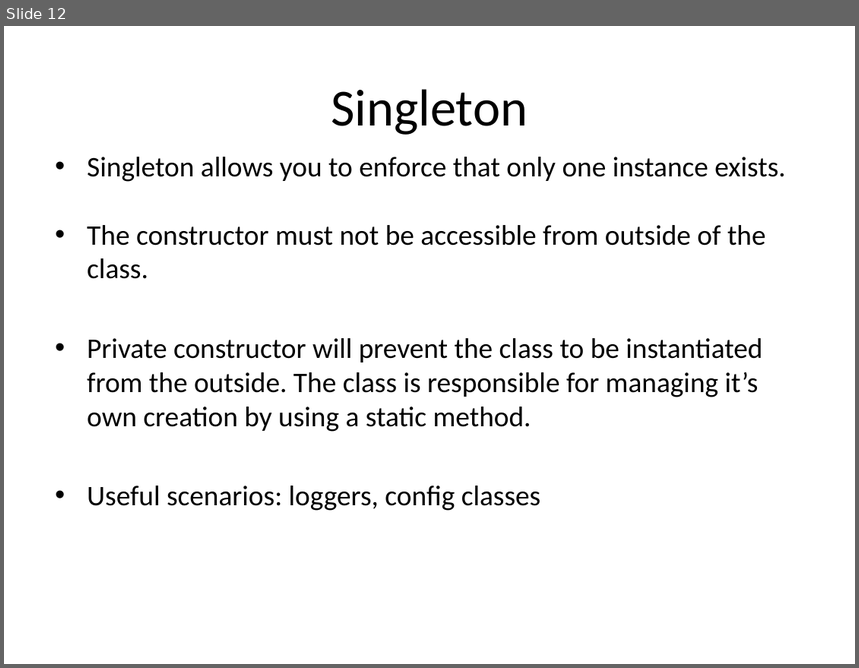
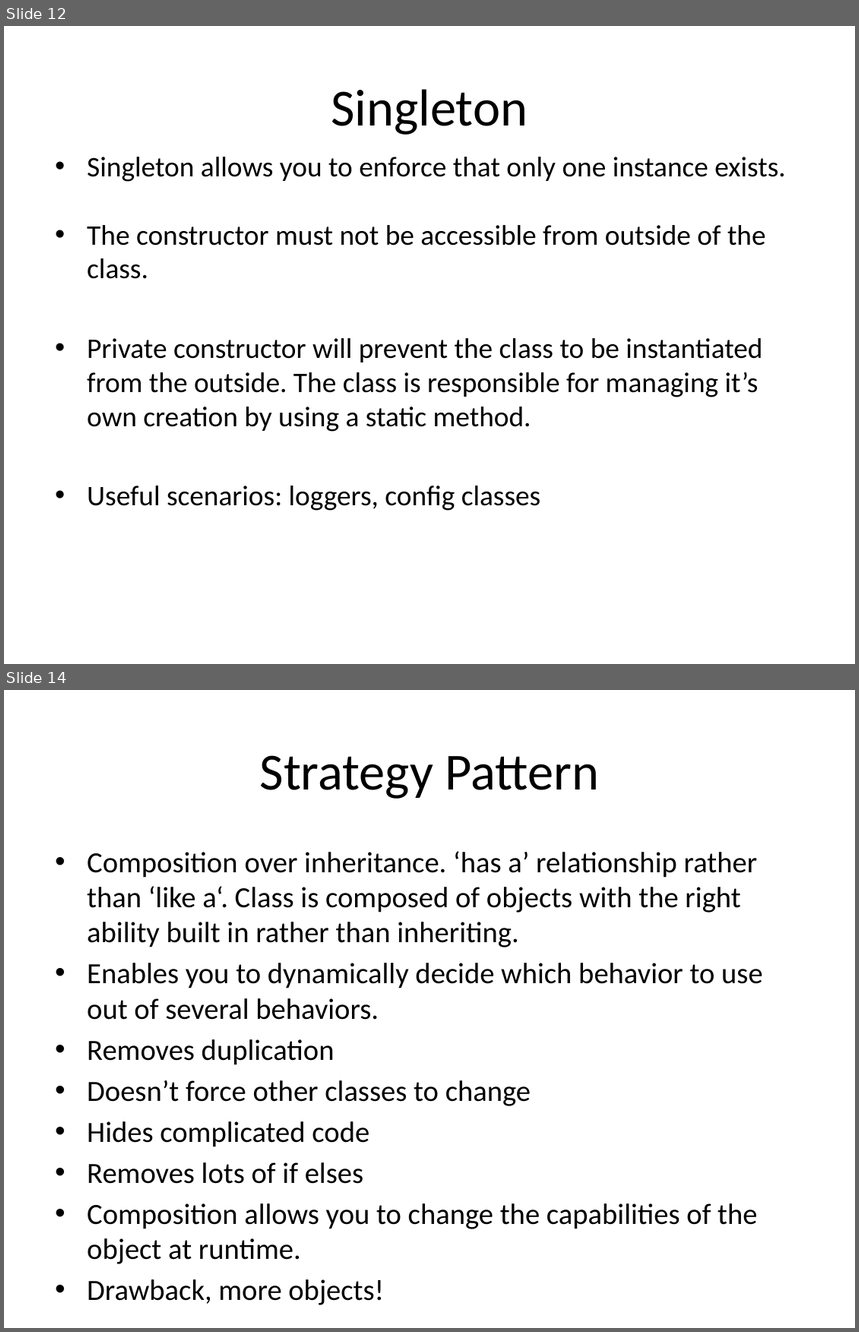
Before and after one commit to BBK-SDP-2015-kokamo01/Design-Patterns, a slide deck: slides/designPatterns.pptx. Shown one above the other, each under a label of ours: slide 12 before the commit, slides 12 and 14 after it; the slides between them are not shown. The pictures are 859x668 and 859x1332 pixels, drawn with LibreOffice and Linux fonts; fonts in the diff are those of the drawing. Boxes give left, top, right and bottom in pixels: in the first picture for what was removed or moved away, otherwise in the second. Text is boxed around its words. In the diff, an @@ line names an element or a change of style, - is before the commit and + after.

```diff
--- a/slides/designPatterns.pptx
+++ b/slides/designPatterns.pptx
@@ slide 14 added at (x1=4, y1=690, x2=855, y2=1328), background #FFFFFF @@
@@ title added at (x1=260, y1=755, x2=598, y2=799), 44 pt, text #000000 @@
+Strategy Pattern
@@ text added at (x1=87, y1=851, x2=763, y2=1265), 24.8 pt, text #000000 @@
+• Composition over inheritance. ‘has a’ relationship rather than ‘like a‘. Class is composed of objects with the right ability built in rather than inheriting.
+• Enables you to dynamically decide which behavior to use out of several behaviors.
+• Removes duplication
+• Doesn’t force other classes to change
+• Hides complicated code
+• Removes lots of if elses
+• Composition allows you to change the capabilities of the object at runtime.
+• Drawback, more objects!
```
Also in this commit, not shown: 1 slide changed, 34 other files.
